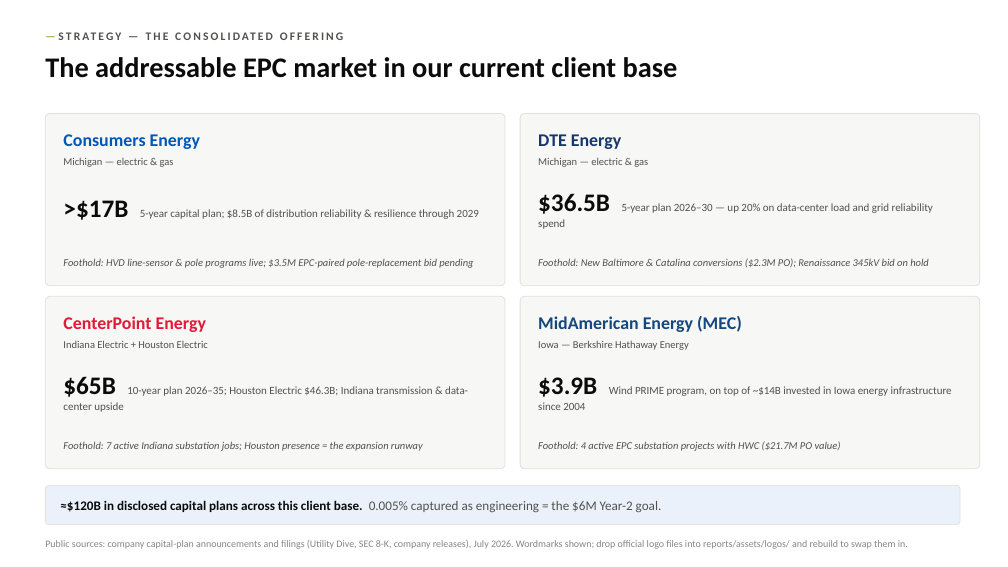
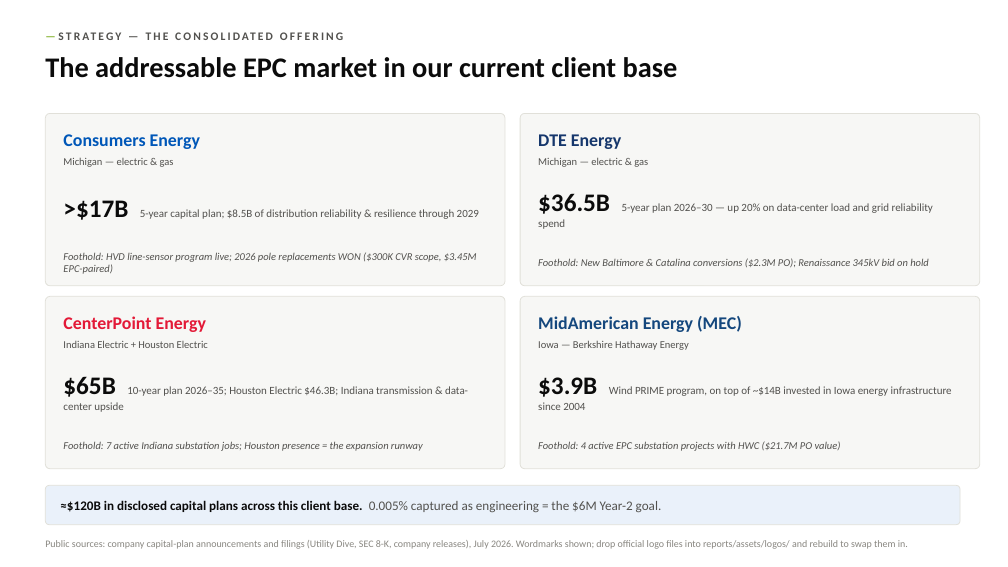
Before and after one commit to codlingjim-debug/CVR---Financial, a slide deck: slide 15 of reports/CVR_Deck_Jun2026.pptx. Drawn at 1008x567 pixels with LibreOffice and Linux fonts; fonts in the diff are those of the drawing. Boxes give left, top, right and bottom in pixels: in the first picture for what was removed or moved away, otherwise in the second. Text is boxed around its words. In the diff, an @@ line names an element or a change of style, - is before the commit and + after.

```diff
--- a/reports/CVR_Deck_Jun2026.pptx
+++ b/reports/CVR_Deck_Jun2026.pptx
@@ text at [63, 252, 477, 274]: text changed @@
-Foothold: HVD line-sensor & pole programs live; $3.5M EPC-paired pole-replacement bid pending
+Foothold: HVD line-sensor program live; 2026 pole replacements WON ($300K CVR scope, $3.45M EPC-paired)
```
Also in this commit, not shown: 5 other slides changed, 5 other files.
